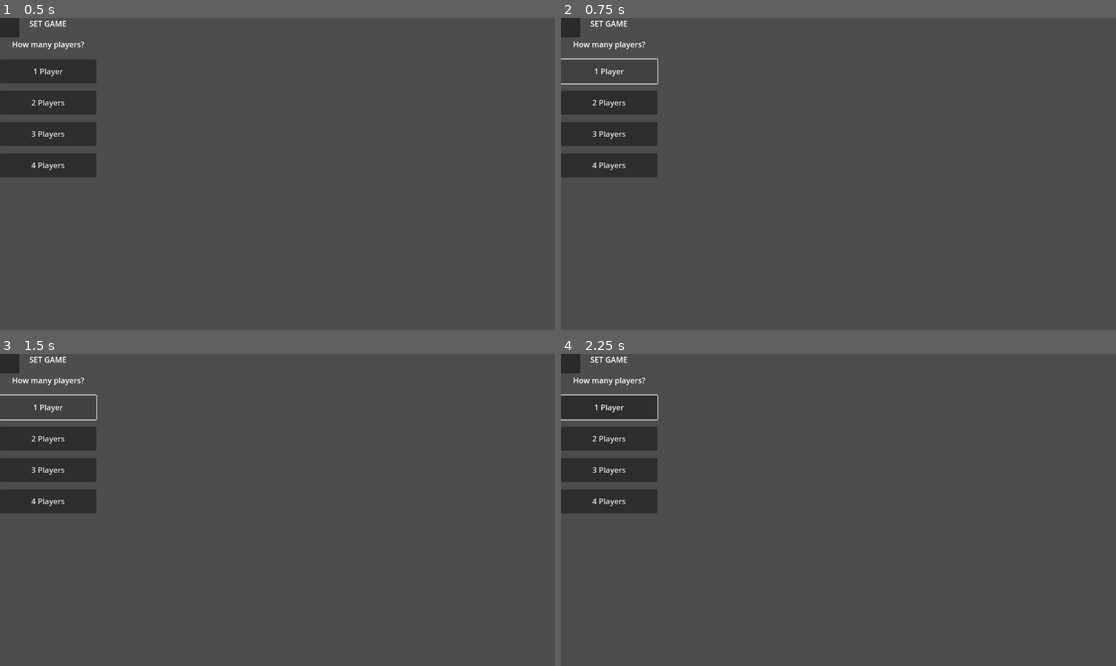
Above: before the commit, frames 1-4 (two rows, left to right).
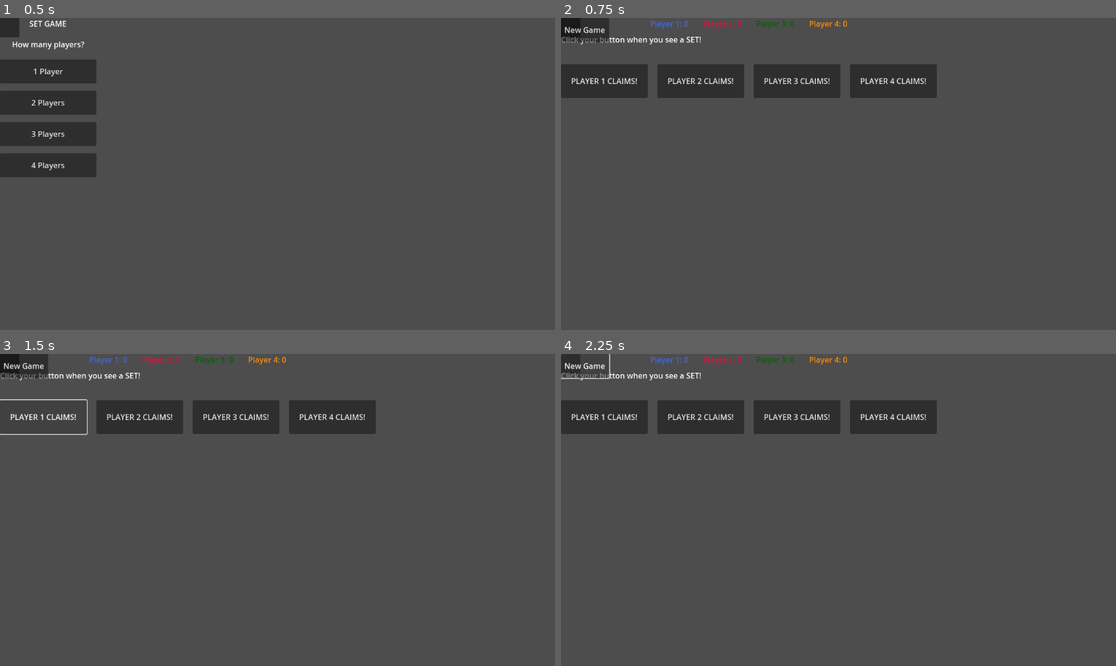
Above: after the commit, the same moments.

Repository: LucasHT22/set
Game: Godot game, scene res://scenes/player_select.tscn
Same seed, same stepped clock (60 frames per second), same inputs: the game is played once before the commit and once after it. The project has no main scene, so this scene is started directly.
Inputs (mouse positions are in pixels of both pictures, inside the frame that each line leads up to):
- Up to frame 1 (0.5 s): no input
- Up to frame 2 (0.75 s): click "1 Player" at 0.5 s
- Up to frame 3 (1.5 s): click (49, 407) at 1.25 s, where only the run before the commit has a clickable "1 Player"
- Up to frame 4 (2.25 s): click (583, 366) at 2 s, where only the run after the commit has a clickable "New Game"

Frame 1 is identical in both runs. In frame 2, 10% of the frame differs, in the area x 0-68%, y 0-52%; in frame 3, 9.8%; in frame 4, 10%.
Error after the commit: Invalid assignment of property or key 'visible' with value of type 'bool' on a base object of type 'null instance'. (res://scripts/main_game.gd:20)

Commit message:
more basic logic

Diff:
--- a/card.gd
+++ b/card.gd
@@ -1,11 +1,55 @@
 extends Control
 
+enum Shape { OVAL, DIAMOND, SQUIGGLE }
+enum CardColor { RED, GREEN, PURPLE }
+enum Shading { SOLID, STRIPED, OPEN }
 
-# Called when the node enters the scene tree for the first time.
+var shape: Shape
+var card_color: CardColor
+var number: int
+var shading: Shading
+var is_selected = false
+var card_index = -1
+
+signal  card_clicked(card)
+
 func _ready():
-	pass # Replace with function body.
+	$Panel.gui_input.connect(_on_panel_input)
+	update_visual()
 
+func setup(s: Shape, c: CardColor, n: int, sh: Shading, index: int):
+	shape = s
+	card_color = c
+	number = n
+	shading = sh
+	card_index = index
+	if is_inside_tree():
+		update_visual()
 
-# Called every frame. 'delta' is the elapsed time since the previous frame.
-func _process(delta):
-	pass
+func _on_panel_input(event):
+	if event is InputEventMouseButton and event.pressed and event.button_index == MOUSE_BUTTON_LEFT:
+		card_clicked.emit(self)
+
+func set_selected(selected: bool):
+	is_selected = selected
+	$SelectBorder.visible = selected
+
+	if selected:
+		$SelectBorder.self_modulate = Color.YELLOW
+	else:
+		$SelectBorder.self_modulate = Color.WHITE
+
+func update_visual():
+	var shape_color: Color
+	match card_color:
+		CardColor.RED: shape_color = Color.RED
+		CardColor.GREEN: shape_color = Color.GREEN
+		CardColor.PURPLE: shape_color = Color.PURPLE
+
+	var shapes = [$Panel/MarginContainer/VBoxContainer/Shape1, $Panel/MarginContainer/VBoxContainer/Shape2, $Panel/MarginContainer/VBoxContainer/Shape3]
+	for i in range(3):
+		if i < number:
+			shapes[i].visible = true
+			shapes[i].color = shape_color
+		else:
+			shapes[i].visible = false
--- a/scripts/main_game.gd
+++ b/scripts/main_game.gd
@@ -39,6 +39,7 @@
 	$MarginContainer/VBoxContainer/SelectionUI.visible = false
 	$MarginContainer/VBoxContainer/SelectionUI/ButtonsRow/ConfirmButton.pressed.connect(confirm_set)
 	$MarginContainer/VBoxContainer/SelectionUI/ButtonsRow/CancelButton.pressed.connect(cancel_claim)
+	$NewGameButton.pressed.connect(new_game)
 
 	create_deck()
 	deal_initial_cards()
@@ -46,12 +47,12 @@
 
 func create_deck():
 	for shape in 3:
-		for color in 3:
+		for card_color in 3:
 			for number in range(1, 4):
 				for shading in 3:
 					deck.append({
 						"shape": shape,
-						"color": color,
+						"card_color": card_color,
 						"number": number,
 						"shading": shading
 					})
@@ -68,7 +69,7 @@
 	var card_data = deck.pop_front()
 	var card = card_scene.instantiate()
 	$MarginContainer/VBoxContainer/CenterContainer/CardGrid.add_child(card)
-	card.setup(card_data.shape, card_data.color, card_data.number, card_data.shading, index)
+	card.setup(card_data.shape, card_data.card_color, card_data.number, card_data.shading, index)
 	card.gui_input.connect(func(event): _on_card_clicked(event, card))
 	table_cards.append(card)
 
@@ -111,7 +112,7 @@
 
 	var is_valid = (
 		check_atribute(c1.shape, c2.shape, c3.shape) and
-		check_atribute(c1.color, c2.color, c3.color) and
+		check_atribute(c1.card_color, c2.card_color, c3.card_color) and
 		check_atribute(c1.number, c2.number, c3.number) and
 		check_atribute(c1.shading, c2.shading, c3.shading)
 	)
--- a/scripts/player_select.gd
+++ b/scripts/player_select.gd
@@ -1,11 +1,12 @@
 extends Control
 
+func _ready():
+	$CenterContainer/VBoxContainer/ButtonContainer/Player1Btn.pressed.connect(func(): start_game(1))
+	$CenterContainer/VBoxContainer/ButtonContainer/Player2Btn.pressed.connect(func(): start_game(2))
+	$CenterContainer/VBoxContainer/ButtonContainer/Player3Btn.pressed.connect(func(): start_game(3))
+	$CenterContainer/VBoxContainer/ButtonContainer/Player4Btn.pressed.connect(func(): start_game(4))
 
-# Called when the node enters the scene tree for the first time.
-func _ready():
-	pass # Replace with function body.
-
-
-# Called every frame. 'delta' is the elapsed time since the previous frame.
-func _process(delta):
-	pass
+func start_game(num_players: int):
+	Global.num_players = num_players
+	Global.reset_scores()
+	get_tree().change_scene_to_file("res://scenes/main_game.tscn")
